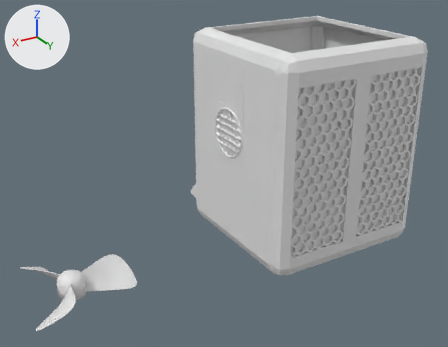
Renders of the Blender file Blender/3DPrinter.blend from each side of a commit.
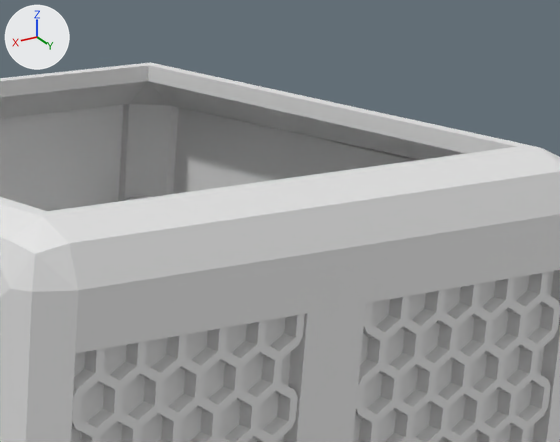
Old and new are each drawn whole from a 50 mm lens placed at (9.01, 11.35, 7.64), pointed at (2.24, 0.08, 2.01) and again close up on the part from 62% to 94% of the width and 0% to 32% of the height. Arrows for +X, +Y and +Z are at upper left; the lights stay in place.

Objects in the first close-up: 'Door', 'Glass_L', 'HoneyComb_L', 'StaticCarcas'.
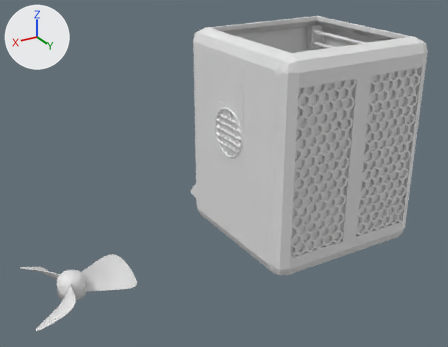
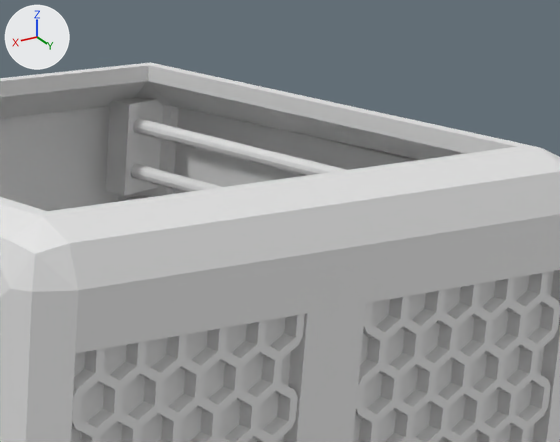
What changed in the scene script:
```text
Add me_cylinder_001:
    me_cylinder_001.from_pydata(...)  # 56 vertices, 34 faces; spans x -0.3..0.1, y -0.3..0.3, z -1.78..1.8
Add ob_movepillars:
    ob_movepillars = bpy.data.objects.new('MovePillars', me_cylinder_001)
    ob_movepillars.location = (-1.6, -0.05, 4.45)
    ob_movepillars.rotation_euler = (1.571, 0.0, 0.0)  # degrees (90, 0, 0)
    _m = ob_movepillars.modifiers.new('Mirror', 'MIRROR')
    _m.mirror_object = ob_staticcarcas
```

Location of each change, [x1, y1, x2, y2] in pixels of the close-ups (560 x 442 px):
'MovePillars', added
    after: [106, 98, 346, 196]
